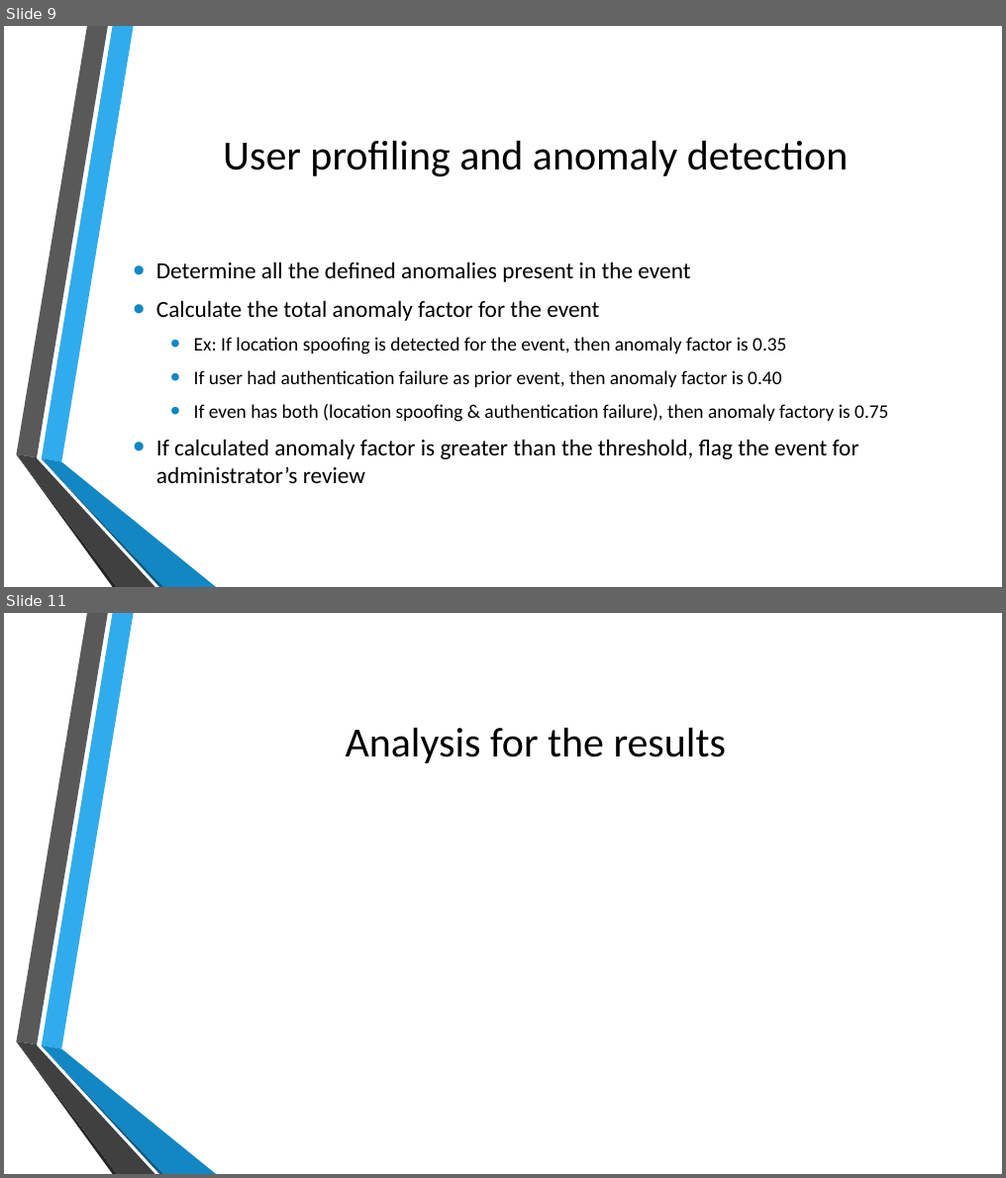
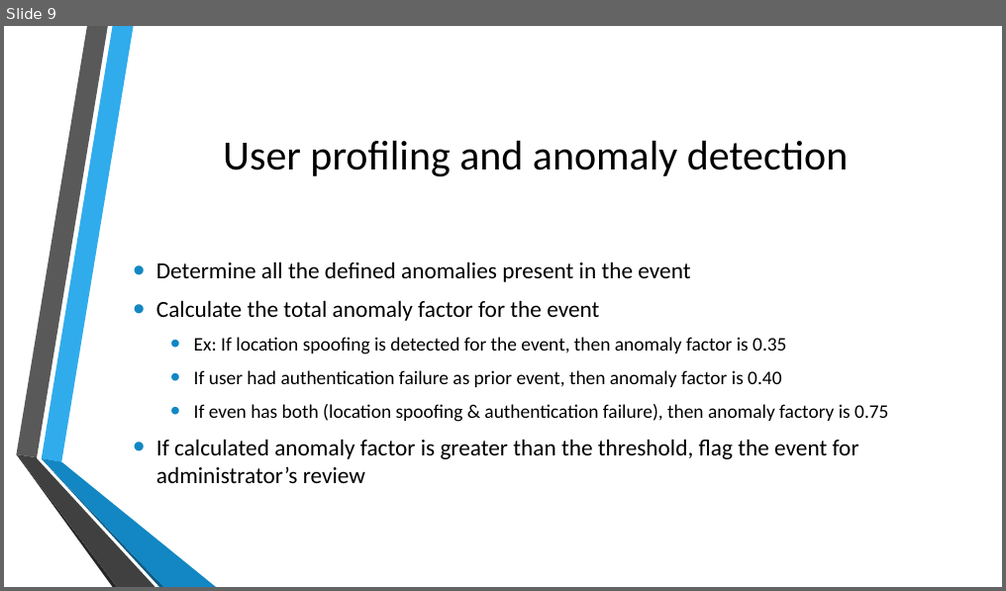
Before and after one commit to gorbi/cse612_project, a slide deck: docs/Network Anamoly Detection.pptx. Shown one above the other, each under a label of ours: slides 9 and 11 before the commit, slide 9 after it; the slides between them are not shown. The pictures are 1006x1178 and 1006x591 pixels, drawn with LibreOffice and Linux fonts; fonts in the diff are those of the drawing; background and template pictures are left out. Boxes give left, top, right and bottom in pixels: in the first picture for what was removed or moved away, otherwise in the second. Text is boxed around its words. In the diff, an @@ line names an element or a change of style, - is before the commit and + after.

```diff
--- a/docs/Network Anamoly Detection.pptx
+++ b/docs/Network Anamoly Detection.pptx
@@ slide 11 removed at (4, 613, 1002, 1174), background picture (left out); not listed: 6 template elements that a slide beside it also shows @@
@@ title removed at (346, 728, 726, 763) @@
-Analysis for the results
```
Also in this commit, not shown: 1 slide changed.
